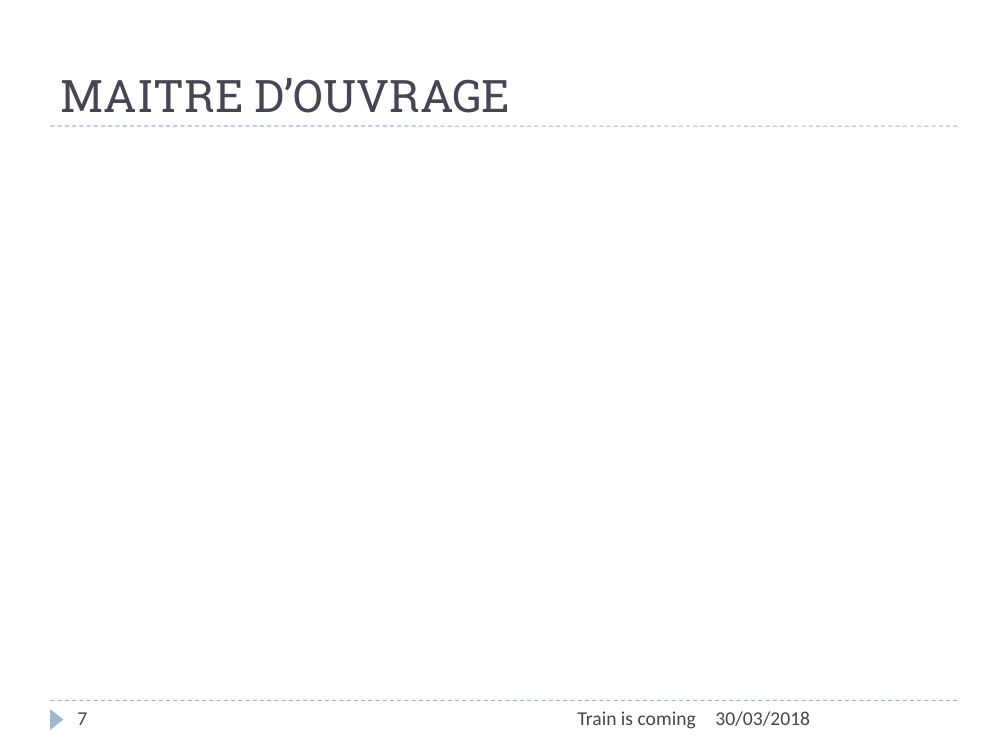
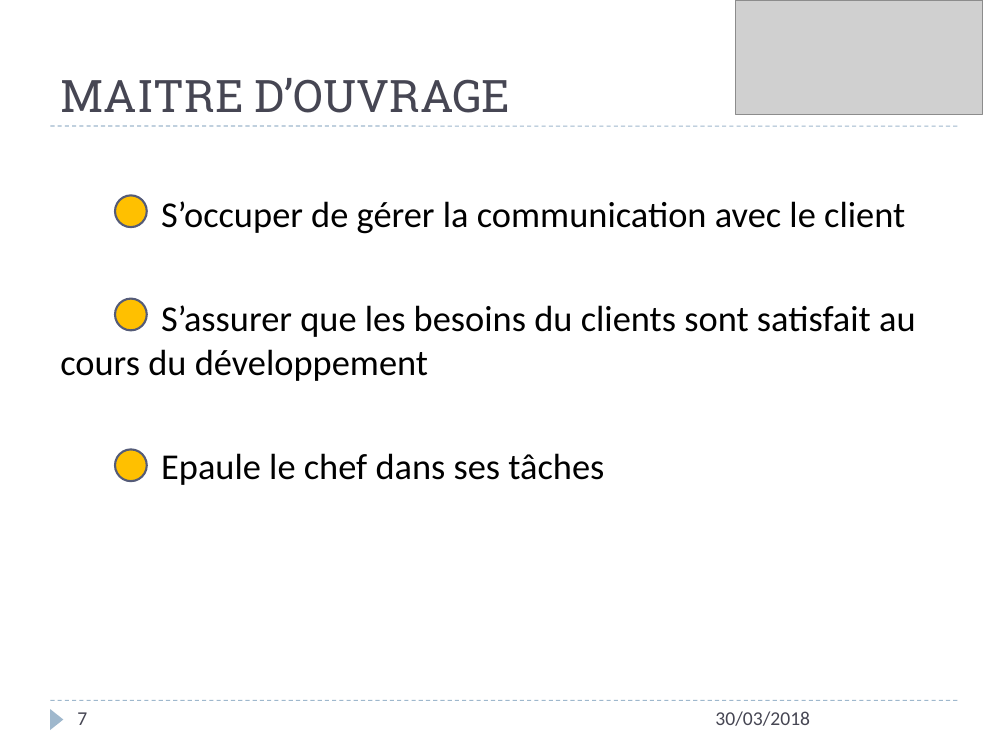
Before and after one commit to vvirole/GPI---2018---Simulation-de-Trains-Automatis-s, a slide deck: slide 7 of GPI - 2K18/Présentation – Gestion de Projet Informatique.pptx. Drawn at 1008x756 pixels with LibreOffice and Linux fonts; fonts in the diff are those of the drawing; grey boxes stand for pictures. Boxes give left, top, right and bottom in pixels: in the first picture for what was removed or moved away, otherwise in the second. Text is boxed around its words. In the diff, an @@ line names an element or a change of style, - is before the commit and + after.

```diff
--- a/GPI - 2K18/Présentation – Gestion de Projet Informatique.pptx
+++ b/GPI - 2K18/Présentation – Gestion de Projet Informatique.pptx
@@ picture added at (735,0,982,114) @@
@@ text added at (60,201,916,485), 26 pt, text #000000 @@
+S’occuper de gérer la communication avec le client
+S’assurer que les besoins du clients sont satisfait au cours du développement
+Epaule le chef dans ses tâches
@@ ellipse added at (115,196,146,227), fill #FFC000, outline #545C79 1.5 pt @@
@@ ellipse added at (115,298,146,330), fill #FFC000, outline #545C79 1.5 pt @@
@@ ellipse added at (115,450,146,481), fill #FFC000, outline #545C79 1.5 pt @@
@@ text removed at (578,711,696,729) @@
-Train is coming
```
Also in this commit, not shown: 11 other slides changed, 2 slides added, 2 slides removed, 3 other files.
